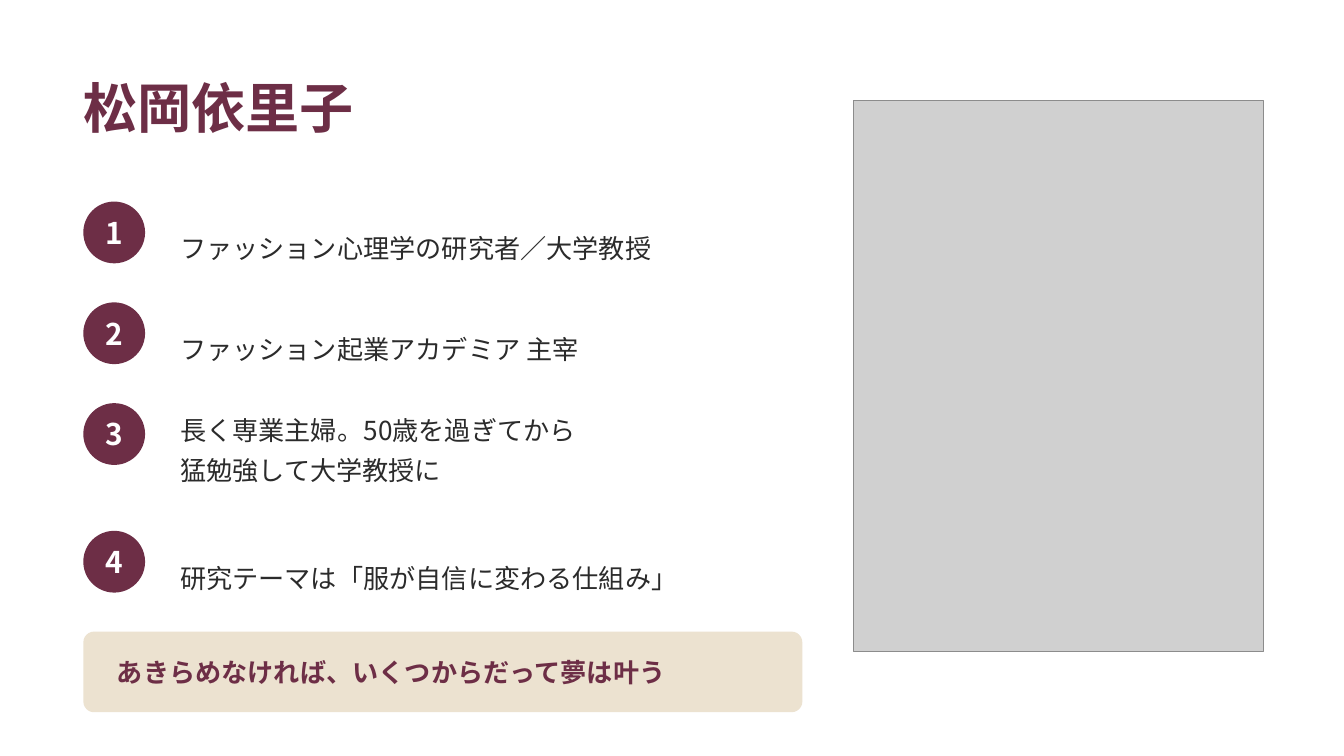
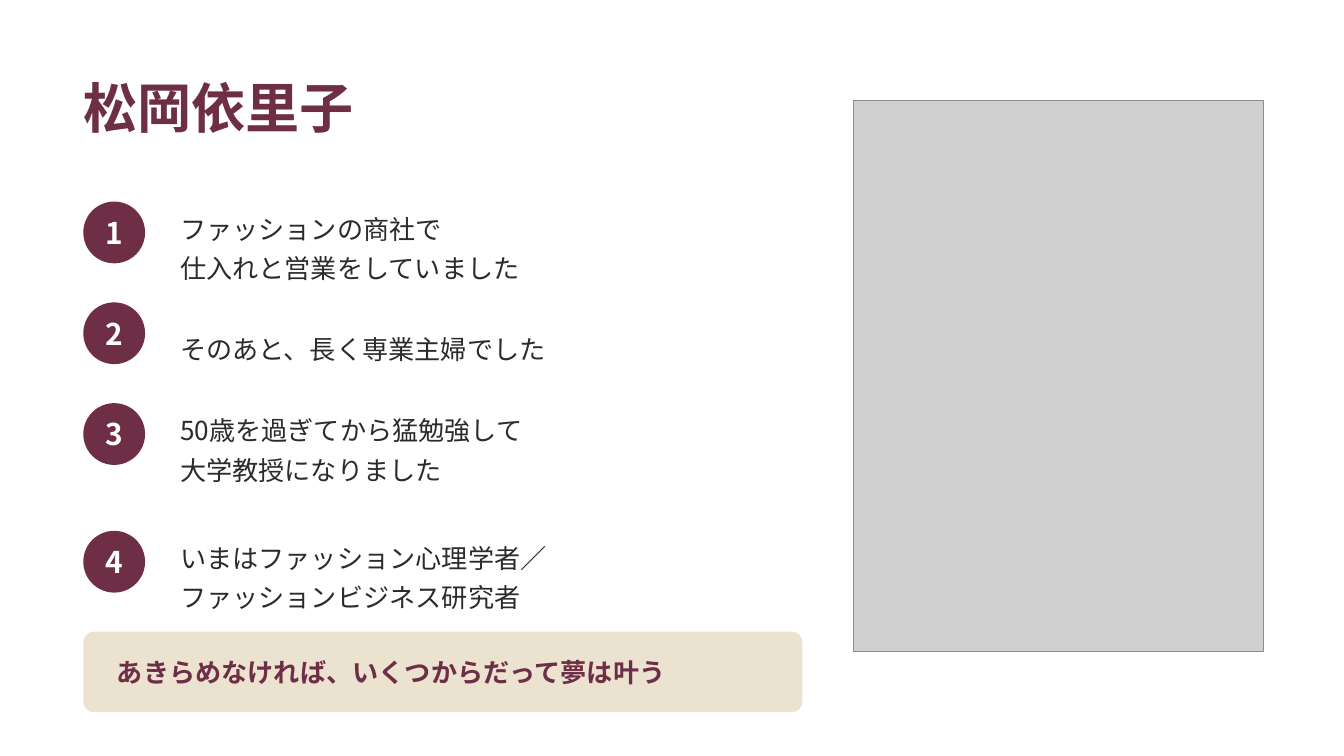
Before and after one commit to fashio17/potential-lamp, a slide deck: slide 3 of 運用/スライド/説明会_20260916.pptx. Drawn at 1344x756 pixels with LibreOffice and Linux fonts; fonts in the diff are those of the drawing; grey boxes stand for pictures. Boxes give left, top, right and bottom in pixels: in the first picture for what was removed or moved away, otherwise in the second. Text is boxed around its words. In the diff, an @@ line names an element or a change of style, - is before the commit and + after.

```diff
--- a/運用/スライド/説明会_20260916.pptx
+++ b/運用/スライド/説明会_20260916.pptx
@@ text at bbox=[180, 217, 520, 280]: text changed @@
-ファッション心理学の研究者／大学教授
+ファッションの商社で
+仕入れと営業をしていました
@@ text at bbox=[180, 337, 545, 361]: text changed @@
-ファッション起業アカデミア 主宰
+そのあと、長く専業主婦でした
@@ text at bbox=[180, 418, 522, 482]: text changed @@
-長く専業主婦。50歳を過ぎてから
-猛勉強して大学教授に
+50歳を過ぎてから猛勉強して
+大学教授になりました
@@ text at bbox=[180, 546, 546, 609]: text changed @@
-研究テーマは「服が自信に変わる仕組み」
+いまはファッション心理学者／
+ファッションビジネス研究者
```
Also in this commit, not shown: 2 other slides changed, 2 slides added, 2 other files.
